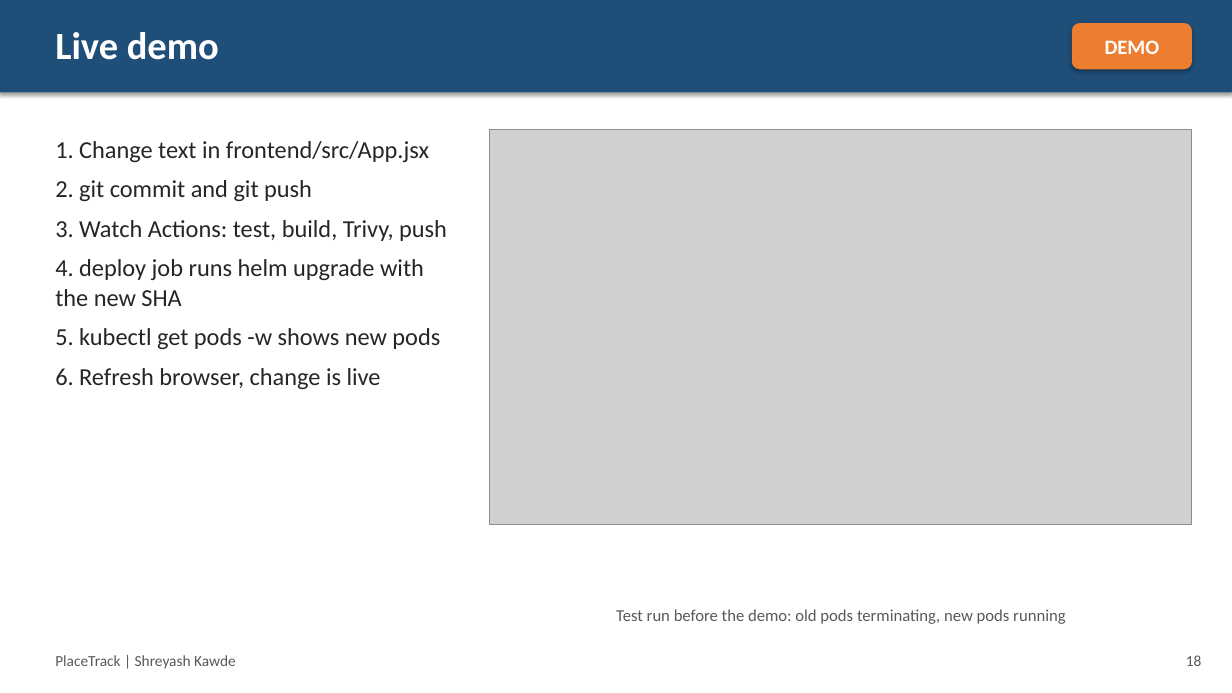
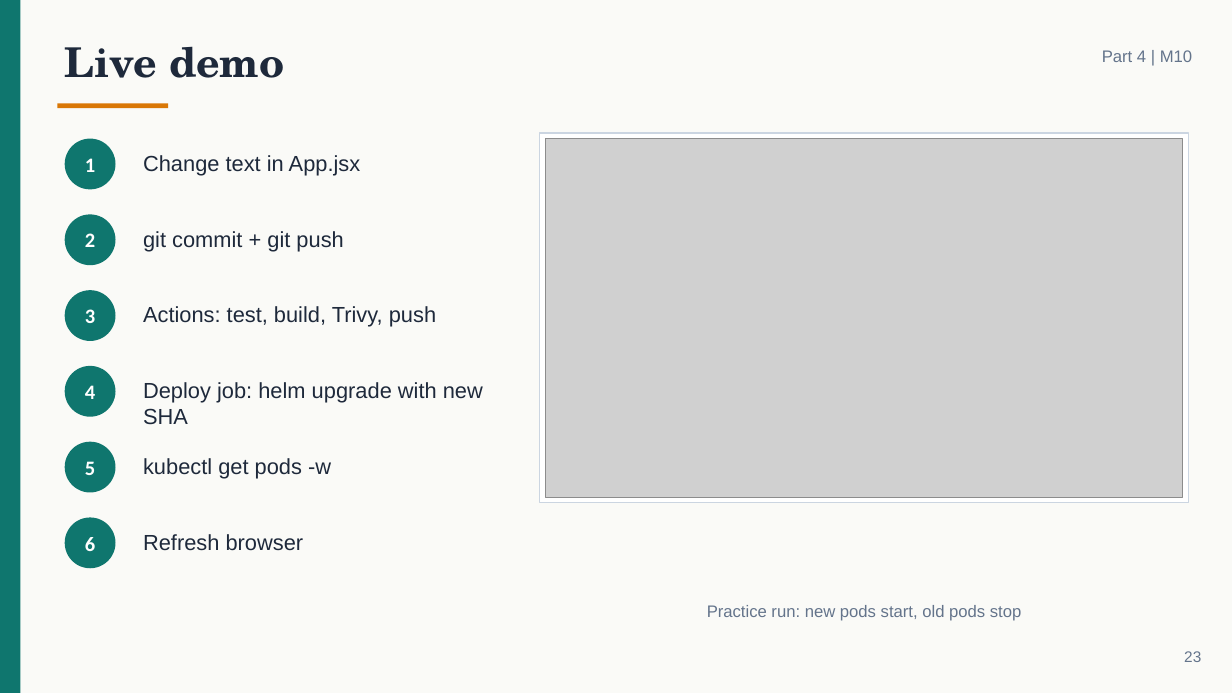
Before and after one commit to Shreyash-Beyond-Journeys-End/Devops_Final_Project, a slide deck: slide 23 of PlaceTrack-Capstone.pptx (slide 18 before the commit). Drawn at 1232x693 pixels with LibreOffice and Linux fonts; fonts in the diff are those of the drawing; grey boxes stand for pictures. Boxes give left, top, right and bottom in pixels: in the first picture for what was removed or moved away, otherwise in the second. Text is boxed around its words. In the diff, an @@ line names an element or a change of style, - is before the commit and + after.

```diff
--- a/PlaceTrack-Capstone.pptx
+++ b/PlaceTrack-Capstone.pptx
@@ rectangle removed at bbox=[0, 0, 1232, 92] @@
@@ rectangle added at bbox=[0, 0, 1232, 693], fill #FAFAF7 @@
@@ rectangle added at bbox=[0, 0, 20, 693], fill #0F766E @@
@@ rounded rectangle removed at bbox=[1072, 23, 1192, 69] @@
-DEMO
@@ text "Live demo": place and size @@
-text "Live demo" at bbox=[55, 32, 219, 60]
+text "Live demo" at bbox=[64, 46, 285, 78]
@@ text "Live demo" at bbox=[64, 46, 285, 78]: size 30 to 32 pt, font Calibri to TeX Gyre Schola, text colour #FFFFFF to #1E293B; less space between paragraphs @@
@@ text added at bbox=[1102, 50, 1192, 62], 13 pt, text #64748B @@
+Part 4 | M10
@@ rectangle added at bbox=[57, 104, 168, 108], fill #D97706 @@
@@ text removed at bbox=[55, 141, 447, 389] @@
-1. Change text in frontend/src/App.jsx
-2. git commit and git push
-3. Watch Actions: test, build, Trivy, push
-4. deploy job runs helm upgrade with the new SHA
-5. kubectl get pods -w shows new pods
-6. Refresh browser, change is live
@@ ellipse added at bbox=[65, 139, 116, 189], fill #0F766E, 16 pt, text #FFFFFF, bold @@
+1
@@ rectangle added at bbox=[540, 133, 1189, 503], fill #FFFFFF, outline #CBD5E1 1 pt @@
@@ picture: place and size @@
-picture at bbox=[490, 129, 1192, 525]
+picture at bbox=[545, 139, 1183, 497]
@@ text added at bbox=[143, 155, 361, 176], 17 pt, text #1E293B @@
+Change text in App.jsx
@@ ellipse added at bbox=[65, 214, 116, 265], fill #0F766E, 16 pt, text #FFFFFF, bold @@
+2
@@ text added at bbox=[143, 231, 343, 251], 17 pt, text #1E293B @@
+git commit + git push
@@ ellipse added at bbox=[65, 290, 116, 341], fill #0F766E, 16 pt, text #FFFFFF, bold @@
+3
@@ text added at bbox=[143, 306, 436, 327], 17 pt, text #1E293B @@
+Actions: test, build, Trivy, push
@@ ellipse added at bbox=[65, 366, 116, 417], fill #0F766E, 16 pt, text #FFFFFF, bold @@
+4
@@ text added at bbox=[143, 382, 483, 425], 17 pt, text #1E293B @@
+Deploy job: helm upgrade with new SHA
@@ ellipse added at bbox=[65, 442, 116, 493], fill #0F766E, 16 pt, text #FFFFFF, bold @@
+5
@@ text added at bbox=[143, 458, 331, 479], 17 pt, text #1E293B @@
+kubectl get pods -w
@@ ellipse added at bbox=[65, 518, 116, 568], fill #0F766E, 16 pt, text #FFFFFF, bold @@
+6
@@ text added at bbox=[143, 534, 304, 551], 17 pt, text #1E293B @@
+Refresh browser
@@ text at bbox=[707, 605, 1021, 621]: text changed; font Calibri to Arial; text colour #595959 to #64748B @@
-Test run before the demo: old pods terminating, new pods running
+Practice run: new pods start, old pods stop
@@ text removed at bbox=[55, 655, 236, 669] @@
-PlaceTrack | Shreyash Kawde
@@ text added at bbox=[1184, 651, 1201, 662], 12 pt, text #64748B @@
+23
@@ text removed at bbox=[1186, 655, 1202, 666] @@
-18
```
Also in this commit, not shown: 10 other slides changed, 14 slides added, 9 slides removed, 1 other file.
